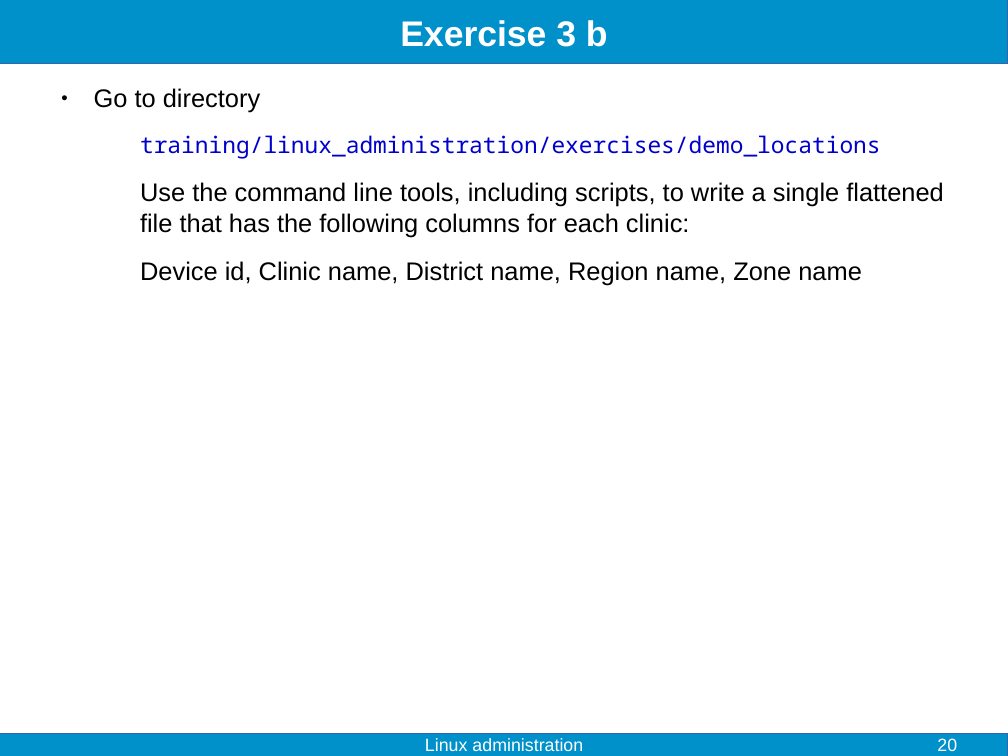
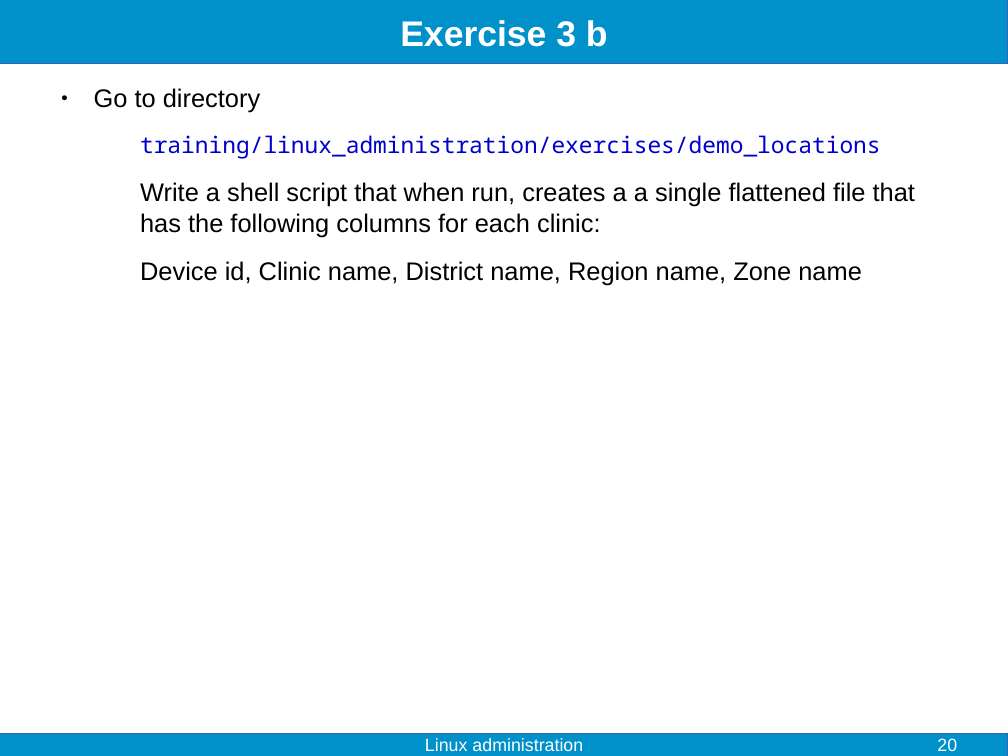
Before and after one commit to fjelltopp/training, a slide deck: slide 20 of linux_administration/linux_administration.odp. Drawn at 1008x756 pixels with LibreOffice and Linux fonts; fonts in the diff are those of the drawing. Boxes give left, top, right and bottom in pixels: in the first picture for what was removed or moved away, otherwise in the second. Text is boxed around its words. In the diff, an @@ line names an element or a change of style, - is before the commit and + after.

```diff
--- a/linux_administration/linux_administration.odp
+++ b/linux_administration/linux_administration.odp
@@ text at (x1=140, y1=182, x2=915, y2=237): text changed @@
-Use the command line tools, including scripts, to write a single flattened file that has the following columns for each clinic:
+Write a shell script that when run, creates a a single flattened file that has the following columns for each clinic:
```
Also in this commit, not shown: 3 other slides changed, 1 other file.
